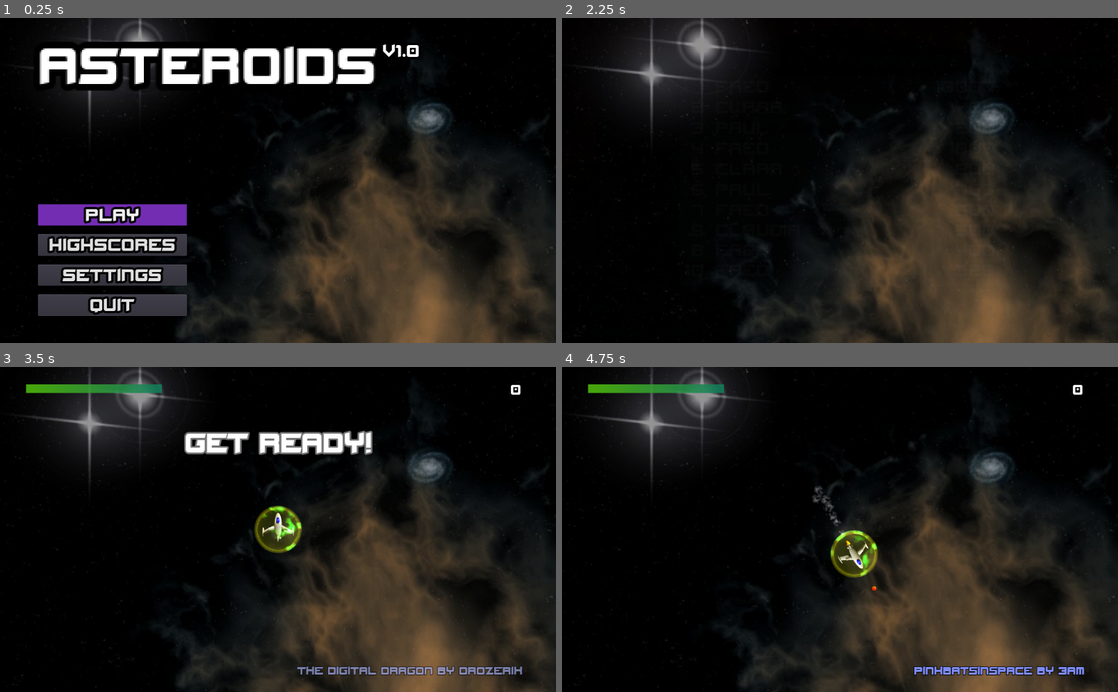
Above: before the commit, frames 1-4 (two rows, left to right).
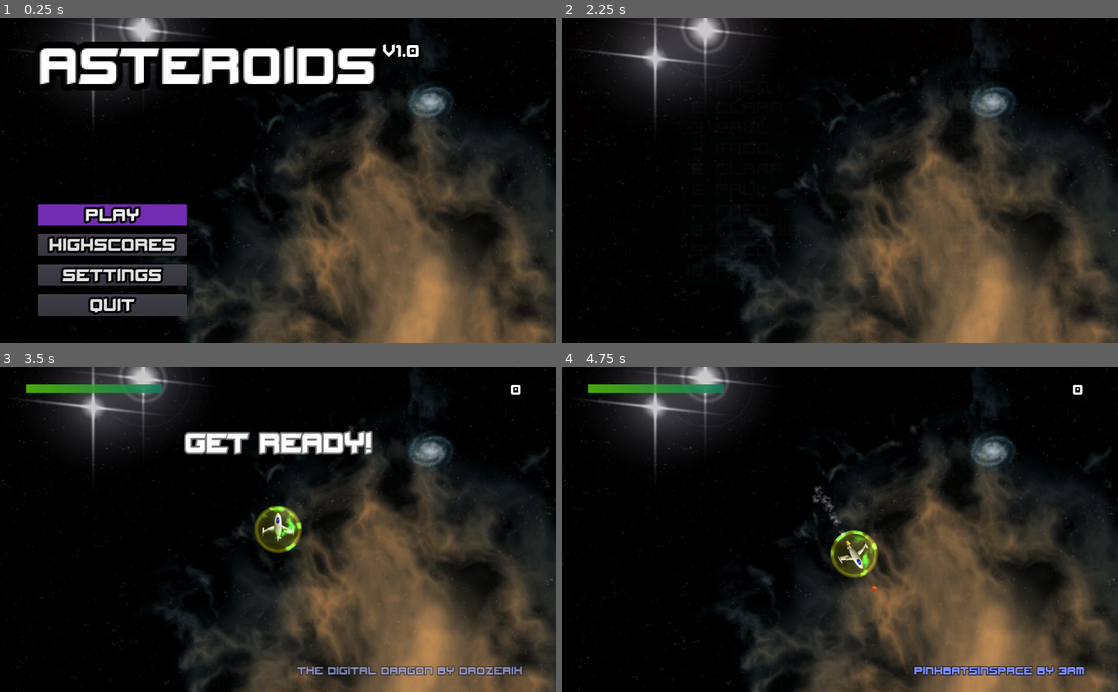
Above: after the commit, the same moments.

Repository: odahoda/asteroids
Game: Godot game, scene res://game.tscn
Two runs of this game, one before a commit and one after it. Both use one fixed random seed, a clock stepped at 60 frames per second and the inputs below.
Inputs:
- Up to frame 1 (0.25 s): no input
- Up to frame 2 (2.25 s): click "Highscores" at 0.5 s; tap Enter (ui_accept) at 1.25, 1.52 s; hold Right (ui_right) 1.28-2.03 s; hold Left (ui_left) from 2.03 s (still down)
- Up to frame 3 (3.5 s): tap Enter (ui_accept) at 2.27 s; release Left (ui_left) at 2.75 s; click "Play" at 2.75 s
- Up to frame 4 (4.75 s): hold Right (ui_right) 3.53-4.28 s; hold Up (ui_up) from 4.28 s (still down); tap Enter (ui_accept) at 4.52 s

The runs differ from the first frame. In frame 1, 19% of the frame differs, in the area x 0-100%, y 0-100%; in frame 2, 20%; in frame 3, 20%; in frame 4, 20%.

Commit message:
Fix background resizing.

Diff:
--- a/game.gd
+++ b/game.gd
@@ -1,4 +1,4 @@
-extends Node2D
+extends CanvasLayer
 
 var level_scene = preload("res://level.tscn")
 var level = null
@@ -25,7 +25,6 @@
 		main_menu = null
 
 		hall_of_fame = hall_of_fame_scene.instance()
-		hall_of_fame.rect_size = get_viewport_rect().size
 		hall_of_fame.connect('closed', self, 'highscores_finished')
 		add_child(hall_of_fame)
 
--- a/game.tscn
+++ b/game.tscn
@@ -3,12 +3,14 @@
 [ext_resource path="res://game.gd" type="Script" id=1]
 [ext_resource path="res://assets/background.jpeg" type="Texture" id=3]
 
-[node name="Node2D" type="Node2D"]
+[node name="game" type="CanvasLayer"]
 script = ExtResource( 1 )
 
-[node name="background" type="Sprite" parent="."]
-modulate = Color( 0.73, 0.73, 0.73, 1 )
-position = Vector2( -8, -56 )
-scale = Vector2( 1.6125, 1.6125 )
+[node name="background" type="TextureRect" parent="."]
+anchor_right = 1.0
+anchor_bottom = 1.0
 texture = ExtResource( 3 )
-centered = false
+stretch_mode = 7
+__meta__ = {
+"_edit_use_anchors_": false
+}
